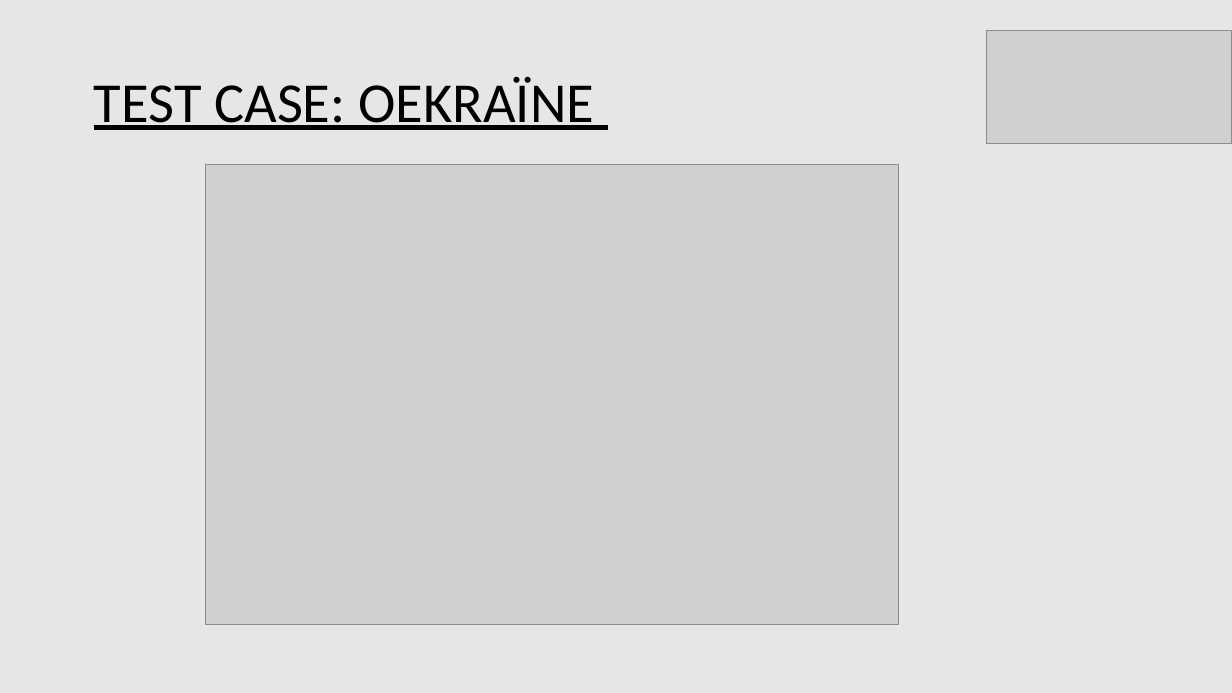
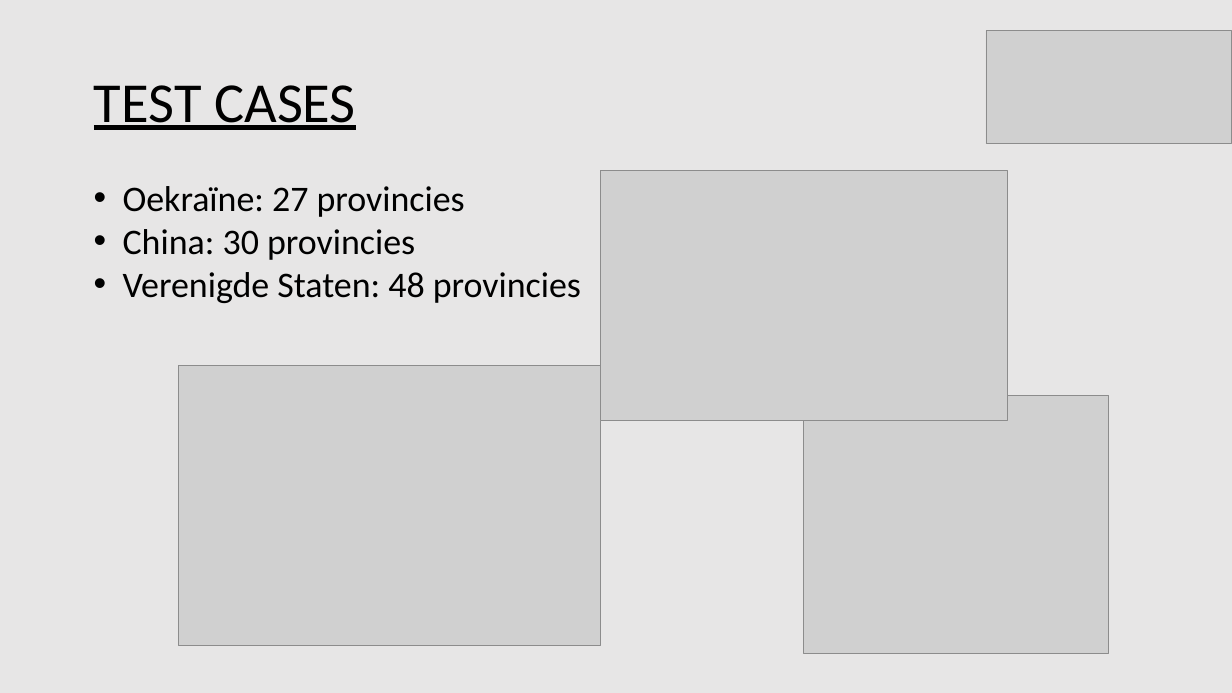
Before and after one commit to Tomttaw/Radio-Russia, a slide deck: slide 4 of eindpresentatie.pptx (slide 5 before the commit). Drawn at 1232x693 pixels with LibreOffice and Linux fonts; fonts in the diff are those of the drawing; grey boxes stand for pictures. Boxes give left, top, right and bottom in pixels: in the first picture for what was removed or moved away, otherwise in the second. Text is boxed around its words. In the diff, an @@ line names an element or a change of style, - is before the commit and + after.

```diff
--- a/eindpresentatie.pptx
+++ b/eindpresentatie.pptx
@@ title at (x1=94, y1=85, x2=356, y2=130): text changed @@
-TEST CASE: OEKRAÏNE
+TEST CASES
@@ picture added at (x1=600, y1=171, x2=1007, y2=421) @@
@@ text added at (x1=123, y1=186, x2=581, y2=303), 28 pt, text #000000 @@
+• Oekraïne: 27 provincies
+• China: 30 provincies
+• Verenigde Staten: 48 provincies
@@ picture resized from (x1=205, y1=165, x2=898, y2=625) to (x1=178, y1=366, x2=601, y2=646) @@
@@ picture added at (x1=804, y1=396, x2=1109, y2=653) @@
```
Also in this commit, not shown: 9 other slides changed, 1 slide added, 2 slides removed, 7 other files.
